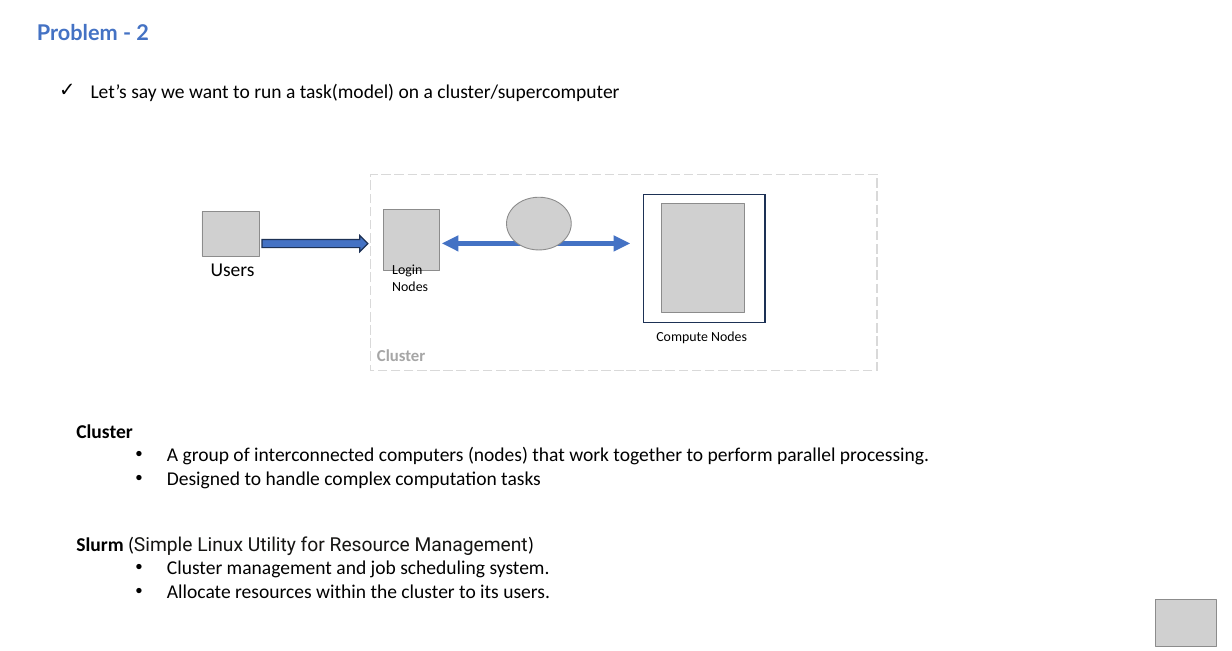
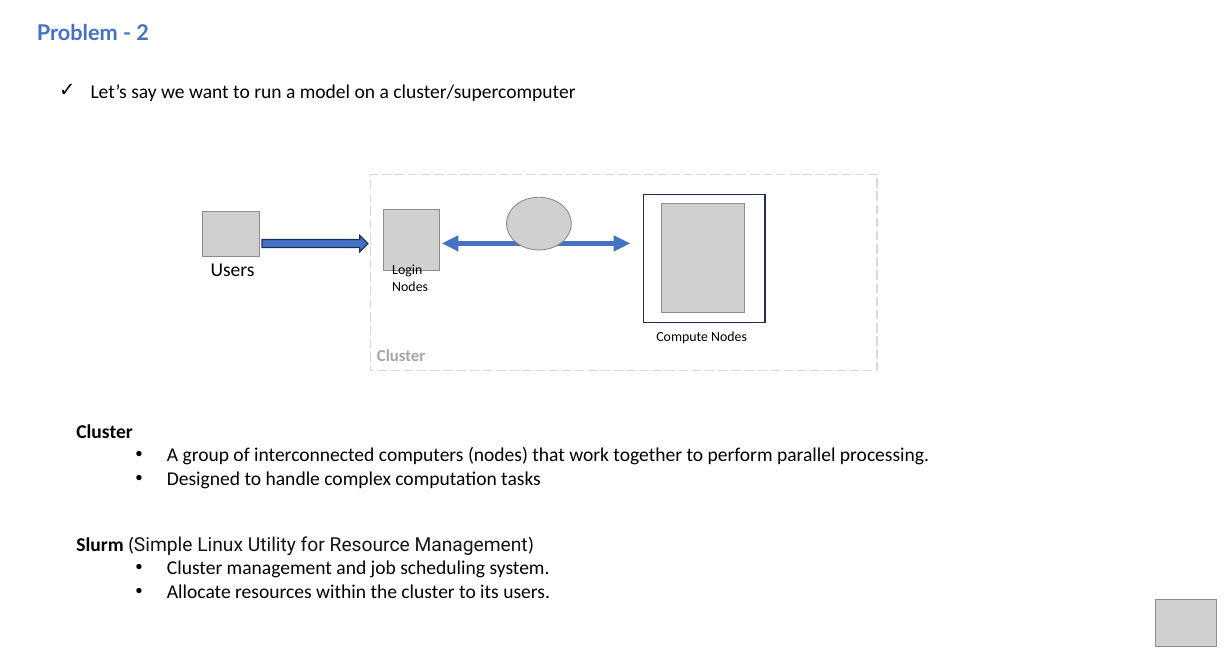
Before and after one commit to hmhwe/IMAGEN_Backend, a slide deck: slide 8 of docs/StakeholderM_CV.pptx. Drawn at 1232x651 pixels with LibreOffice and Linux fonts; fonts in the diff are those of the drawing; grey boxes stand for pictures. Boxes give left, top, right and bottom in pixels: in the first picture for what was removed or moved away, otherwise in the second. Text is boxed around its words. In the diff, an @@ line names an element or a change of style, - is before the commit and + after.

```diff
--- a/docs/StakeholderM_CV.pptx
+++ b/docs/StakeholderM_CV.pptx
@@ text at [91,84,575,101]: text changed @@
-  ✓ Let’s say we want to run a task(model) on a cluster/supercomputer
+  ✓ Let’s say we want to run a model on a cluster/supercomputer
```
Also in this commit, not shown: 11 other slides changed.
